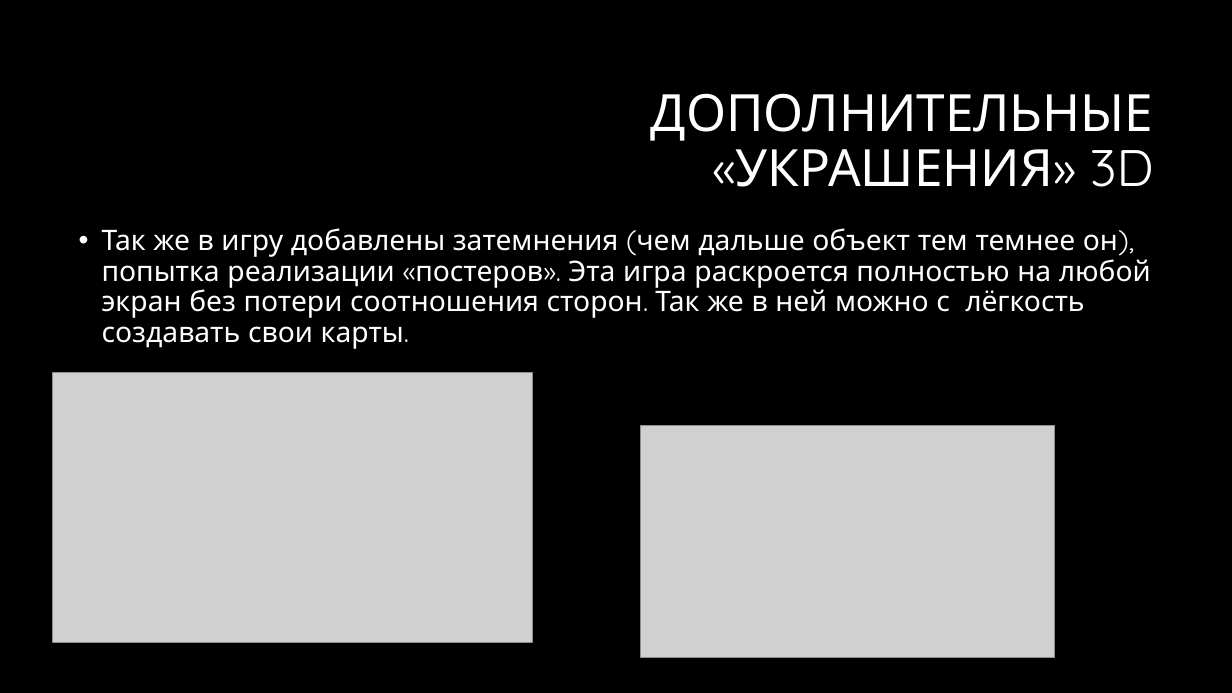
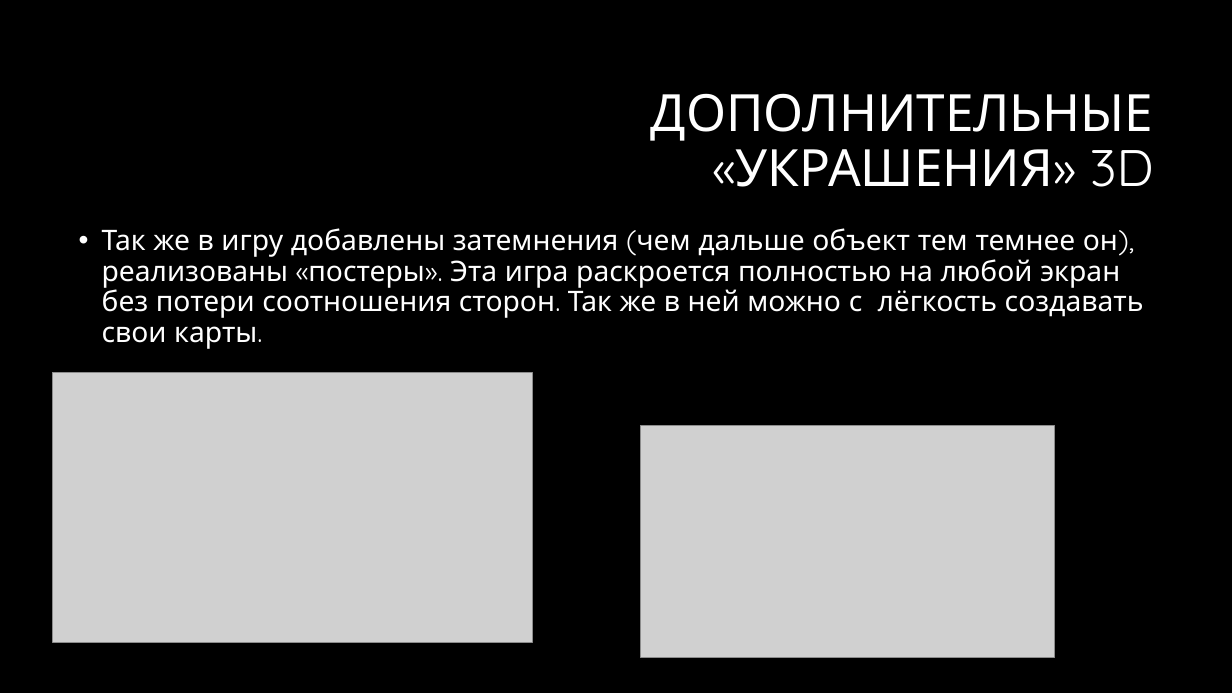
Before and after one commit to PurDAnil/Danila-Migrin_Game_git, a slide deck: slide 3 of Аттракцион страха/Аттракцион страха.pptx. Drawn at 1232x693 pixels with LibreOffice and Linux fonts; fonts in the diff are those of the drawing; grey boxes stand for pictures; background and template pictures are left out. Boxes give left, top, right and bottom in pixels: in the first picture for what was removed or moved away, otherwise in the second. Text is boxed around its words. In the diff, an @@ line names an element or a change of style, - is before the commit and + after.

```diff
--- a/Аттракцион страха/Аттракцион страха.pptx
+++ b/Аттракцион страха/Аттракцион страха.pptx
@@ text at [102,228,1144,349]: text changed @@
-• Так же в игру добавлены затемнения (чем дальше объект тем темнее он), попытка реализации «постеров». Эта игра раскроется полностью на любой экран без потери соотношения сторон. Так же в ней можно с лёгкость создавать свои карты.
+• Так же в игру добавлены затемнения (чем дальше объект тем темнее он), реализованы «постеры». Эта игра раскроется полностью на любой экран без потери соотношения сторон. Так же в ней можно с лёгкость создавать свои карты.
```
Also in this commit, not shown: 1 other slide changed, 4 other files.
